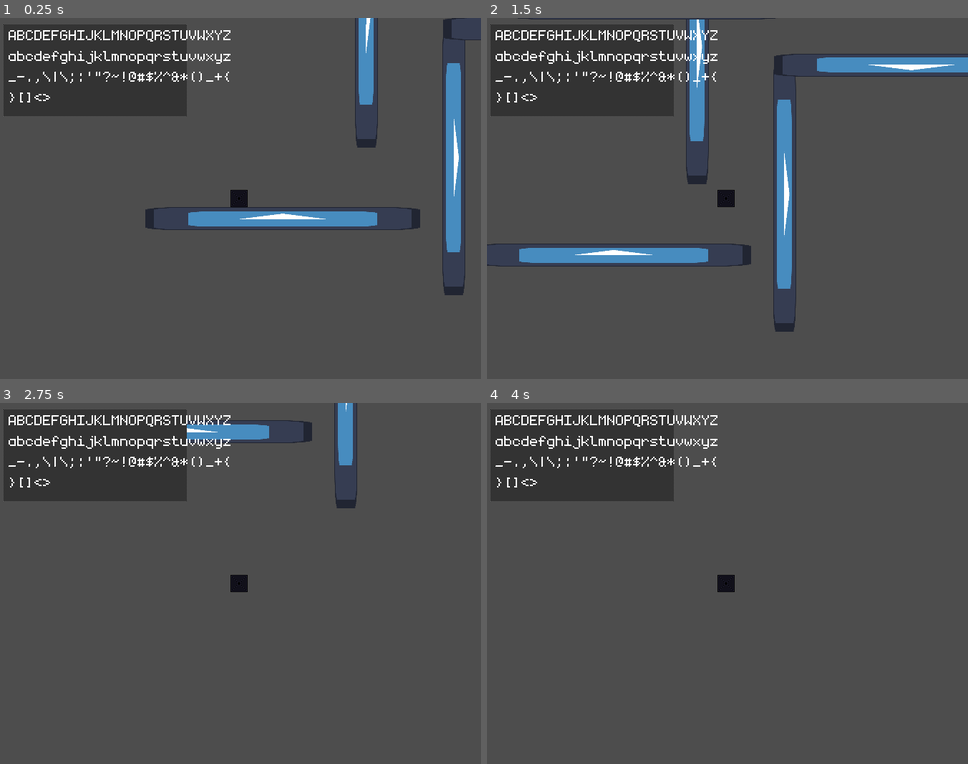
Above: before the commit, frames 1-4 (two rows, left to right).
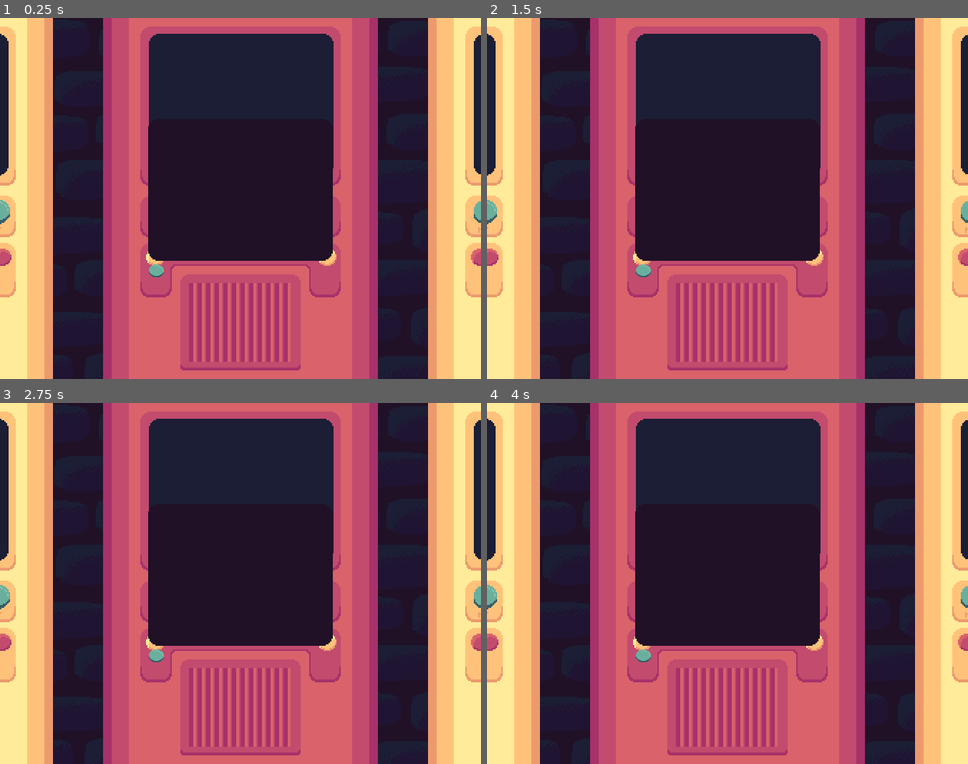
Above: after the commit, the same moments.

Repository: appellatebaton0/speedtape
Game: Godot game, scene res://Scenes/Main.tscn
Two runs of this game, one before a commit and one after it. Both use one fixed random seed, a clock stepped at 60 frames per second and the inputs below. The engine's default icon, where the game draws it, is replaced by a stand-in: a white triangle on a blue panel in a dark square.
Inputs:
- Up to frame 1 (0.25 s): no input
- Up to frame 2 (1.5 s): tap Enter at 0.5 s; hold D (Right) from 0.53 s (still down); tap S (Dash) at 0.6, 1.35 s; tap Space (Jump) at 0.77 s
- Up to frame 3 (2.75 s): tap Space (Jump) at 1.52 s; release D (Right) at 2.03 s; hold A (Left) from 2.03 s (still down); tap S (Dash) at 2.1 s
- Up to frame 4 (4 s): release A (Left) at 2.78 s; hold D (Right) from 2.78 s (still down); tap S (Dash) at 2.85, 3.6 s; tap Space (Jump) at 3.02, 3.5, 3.77 s

The runs differ from the first frame. In frame 1, 100% of the frame differs, in the area x 0-100%, y 0-100%; in frame 2, 99%; in frame 3, 100%; in frame 4, 100%.

Commit message:
h6 - UI Textures + Dithering Shader
Got some UI textures in, and spent some time making a pixelized dithering transition shader for the screen boot-up.

Diff:
--- /dev/null
+++ b/Assets/Shaders/DitheringTransition.gdshader
@@ -0,0 +1,45 @@
+shader_type canvas_item;
+
+uniform vec2 multiplier = vec2(2.);
+uniform float threshold = 0.5;
+uniform float smoothing = 0.2;
+uniform sampler2D noise;
+
+uniform vec4 transition_color:source_color = vec4(1.0);
+
+//// A linear function that passes through (0.5, 0.5), with a slope that makes
+//// it start at (0.5 - smoothing) and end at (0.5 + smoothing), and then clamps
+//// where it leaves 0.0 - 1.0 to those values.
+//float ease(float a)
+//{
+	//if (a < 0.5 - smoothing){return 0.0;}
+	//if (a > 0.5 + smoothing){return 1.0;}
+	//return (a - 0.5) / (2.0 * smoothing) + 0.5;
+//}
+//
+//// Stretches the given value vertically, keeping (0.5,0.5) the same.
+//// Used to transform a threshold range from (0.0 - 1.0) to
+//// (0.0 - smoothing, 1.0 + smoothing).
+//float stretch(float a)
+//{
+	//return (2.0*smoothing + 1.0) * a - smoothing;
+//}
+
+// Combined the old calculation functions into one.
+// Same as ease(a - 0.5 + stretch(threshold))
+float get_value(float a)
+{
+	return (a + threshold * (2.0 * smoothing + 1.) - smoothing - 1.) / (2.0 * smoothing) + 0.5;
+}
+
+void fragment() {
+
+	vec2 new_uv = floor(UV * multiplier) / multiplier;
+	float index = get_value(new_uv.y);
+
+	if (index >= texture(noise, new_uv).r)
+	{
+		COLOR.rgb = transition_color.rgb;
+		COLOR.a *= transition_color.a;
+	}
+}
--- a/Scenes/Main.tscn
+++ b/Scenes/Main.tscn
@@ -8,7 +8,9 @@
 [ext_resource type="Resource" uid="uid://bw7s5otqj6qqu" path="res://Assets/Punchcards/RightPunchcard.tres" id="5_jw32o"]
 [ext_resource type="Resource" uid="uid://30snqrwweqeg" path="res://Assets/Punchcards/LeftPunchcard.tres" id="6_50glp"]
 [ext_resource type="Script" uid="uid://din0pcxshj7gj" path="res://Scenes/Punchcard/PunchcardDecorator/DashDecorator.gd" id="6_jw32o"]
-[ext_resource type="FontFile" uid="uid://d1r1qdk7lpnpq" path="res://Assets/Fonts/monogram.ttf" id="8_vy5pj"]
+[ext_resource type="Texture2D" uid="uid://dmnkcwoamq5ip" path="res://Assets/Textures/MenuBackdrop.png" id="9_4kpch"]
+[ext_resource type="Texture2D" uid="uid://dij05d22n8qsi" path="res://Assets/Textures/ScreenTexture.png" id="10_grg3l"]
+[ext_resource type="Texture2D" uid="uid://dfu2vqsbonk52" path="res://Assets/Textures/ComputerButton.png" id="11_frkhe"]
 
 [sub_resource type="RectangleShape2D" id="RectangleShape2D_xf4i5"]
 size = Vector2(384, 32)
@@ -23,47 +25,9 @@
 decorates = ExtResource("4_v1gob")
 metadata/_custom_type_script = "uid://din0pcxshj7gj"
 
-[sub_resource type="Shader" id="Shader_sgabn"]
-code = "shader_type canvas_item;
-
-uniform vec2 multiplier = vec2(2.);
-
-void vertex() {
-	// Called for every vertex the material is visible on.
-}
-
-void fragment() {
-
-	bool flip = false;
-
-	if (int(UV.x * multiplier.x) % 2 == 1){flip = !flip;}
-	if (int(UV.y * multiplier.y) % 2 == 1){flip = !flip;}
-
-	if (flip){
-		COLOR.rgb = vec3(0.4);
-	}
-
-	// Called for every pixel the material is visible on.
-}
-
-//void light() {
-//	// Called for every pixel for every light affecting the CanvasItem.
-//	// Uncomment to replace the default light processing function with this one.
-//}
-"
-
-[sub_resource type="ShaderMaterial" id="ShaderMaterial_uptjb"]
-shader = SubResource("Shader_sgabn")
-shader_parameter/multiplier = Vector2(256, 128)
-
-[sub_resource type="Gradient" id="Gradient_bmxlf"]
-offsets = PackedFloat32Array(0)
-colors = PackedColorArray(0, 0, 0, 1)
-
-[sub_resource type="GradientTexture2D" id="GradientTexture2D_dhcmq"]
-gradient = SubResource("Gradient_bmxlf")
-width = 12
-height = 12
+[sub_resource type="AtlasTexture" id="AtlasTexture_u4muc"]
+atlas = ExtResource("11_frkhe")
+region = Rect2(0, 0, 23, 20)
 
 [node name="Main" type="Node" unique_id=1007283302]
 
@@ -175,25 +139,36 @@
 layout_mode = 2
 feedtape = Array[ExtResource("3_pbw6q")]([SubResource("Resource_ery76"), ExtResource("5_jw32o"), SubResource("Resource_8rmsp"), ExtResource("6_50glp")])
 
-[node name="TextureRect2" type="TextureRect" parent="CanvasLayer/HUD" unique_id=1871873195]
-material = SubResource("ShaderMaterial_uptjb")
-layout_mode = 0
-offset_left = 5.0
-offset_top = 9.0
-offset_right = 261.0
-offset_bottom = 137.0
-texture = SubResource("GradientTexture2D_dhcmq")
-expand_mode = 1
+[node name="TextureRect" type="TextureRect" parent="CanvasLayer/HUD" unique_id=336151609]
+layout_mode = 1
+anchors_preset = 15
+anchor_right = 1.0
+anchor_bottom = 1.0
+grow_horizontal = 2
+grow_vertical = 2
+texture = ExtResource("9_4kpch")
 
-[node name="Label" type="Label" parent="CanvasLayer/HUD" unique_id=1571945659]
-layout_mode = 0
-offset_left = 12.0
-offset_top = 9.0
-offset_right = 480.0
-offset_bottom = 170.0
-theme_override_fonts/font = ExtResource("8_vy5pj")
-theme_override_font_sizes/font_size = 32
-text = "ABCDEFGHIJKLMNOPQRSTUVWXYZ
-abcdefghijklmnopqrstuvwxyz
-_-.,\\|\\;:'\"?~!@#$%^&*()_+{
-}[]<>"
+[node name="HBoxContainer" type="HBoxContainer" parent="CanvasLayer/HUD/TextureRect" unique_id=411661203]
+layout_mode = 1
+anchors_preset = 15
+anchor_right = 1.0
+anchor_bottom = 1.0
+grow_horizontal = 2
+grow_vertical = 2
+alignment = 1
+
+[node name="VBoxContainer" type="VBoxContainer" parent="CanvasLayer/HUD/TextureRect/HBoxContainer" unique_id=404373250]
+layout_mode = 2
+size_flags_vertical = 4
+
+[node name="TextureRect" type="TextureRect" parent="CanvasLayer/HUD/TextureRect/HBoxContainer/VBoxContainer" unique_id=609162809]
+custom_minimum_size = Vector2(258, 198)
+layout_mode = 2
+texture = ExtResource("10_grg3l")
+
+[node name="HBoxContainer" type="HBoxContainer" parent="CanvasLayer/HUD/TextureRect/HBoxContainer/VBoxContainer" unique_id=1548485103]
+layout_mode = 2
+
+[node name="TextureRect" type="TextureRect" parent="CanvasLayer/HUD/TextureRect/HBoxContainer/VBoxContainer/HBoxContainer" unique_id=1159742400]
+layout_mode = 2
+texture = SubResource("AtlasTexture_u4muc")
Not shown, added: Assets/Shaders/DitheringTransition.gdshader.uid
Binary file added: Assets/Textures/ComputerButton.png
Not shown, added: Assets/Textures/ComputerButton.png.import
Binary file added: Assets/Textures/MenuBackdrop.png
Not shown, added: Assets/Textures/MenuBackdrop.png.import
Binary file added: Assets/Textures/ScreenTexture.png
Not shown, added: Assets/Textures/ScreenTexture.png.import
